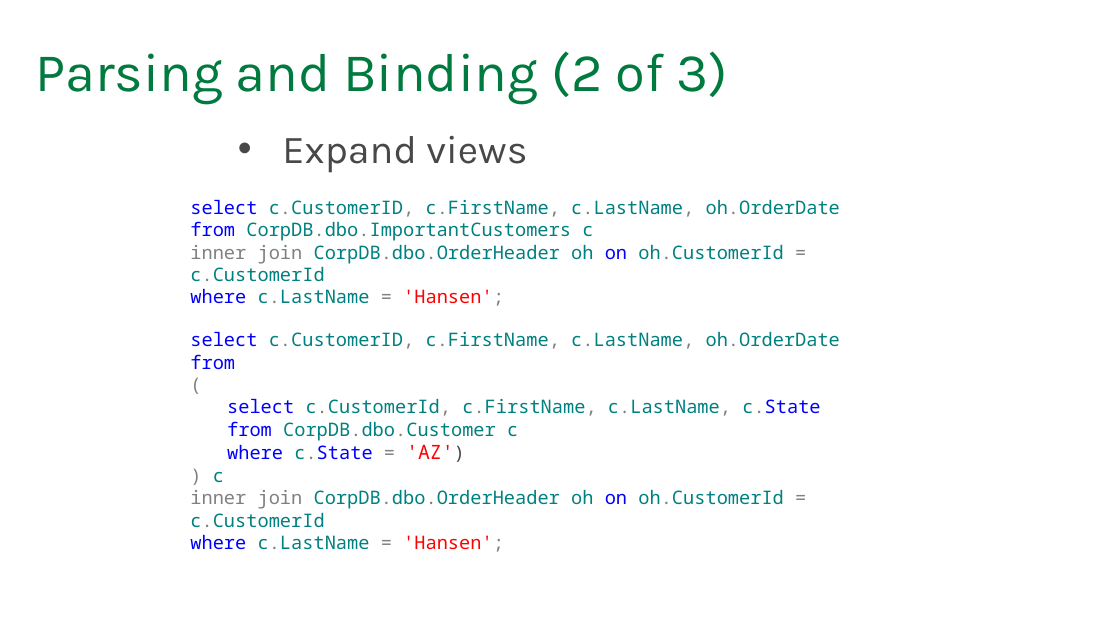
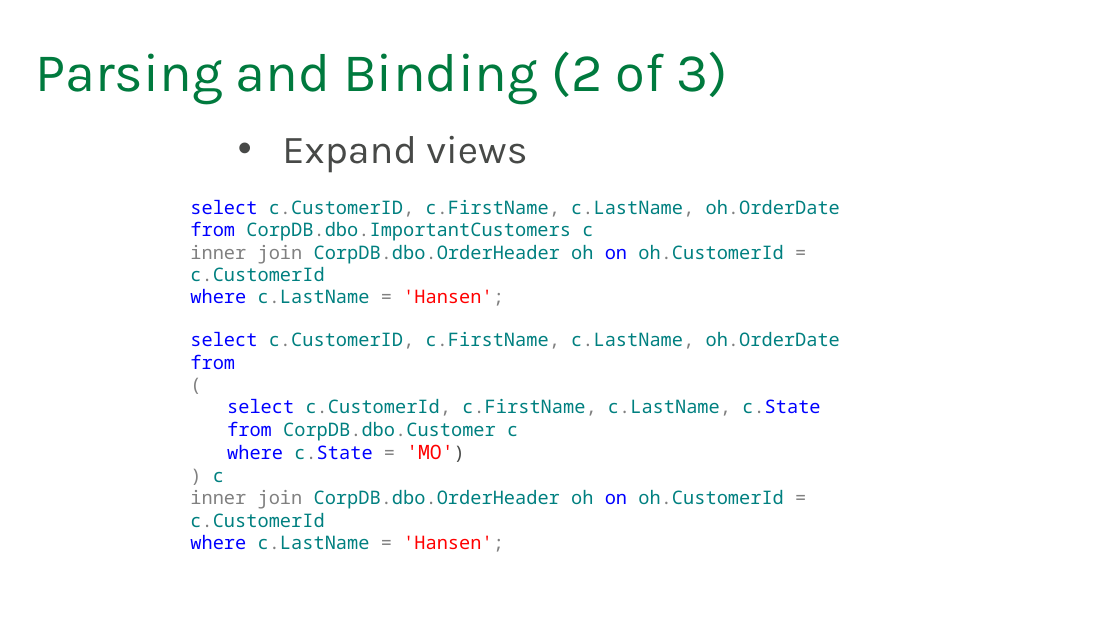
Before and after one commit to tf3604/OptimizerPresentation, a slide deck: slide 27 of Optimizer.pptx. Drawn at 1120x630 pixels with LibreOffice and Linux fonts; fonts in the diff are those of the drawing; background and template pictures are left out. Boxes give left, top, right and bottom in pixels: in the first picture for what was removed or moved away, otherwise in the second. Text is boxed around its words. In the diff, an @@ line names an element or a change of style, - is before the commit and + after.

Commit message:
Update TN in slides to MO.

```diff
--- a/Optimizer.pptx
+++ b/Optimizer.pptx
@@ text at (227, 444, 453, 460): text changed @@
-  where c.State = 'AZ')
+  where c.State = 'MO')
```
Also in this commit, not shown: 15 other slides changed.
